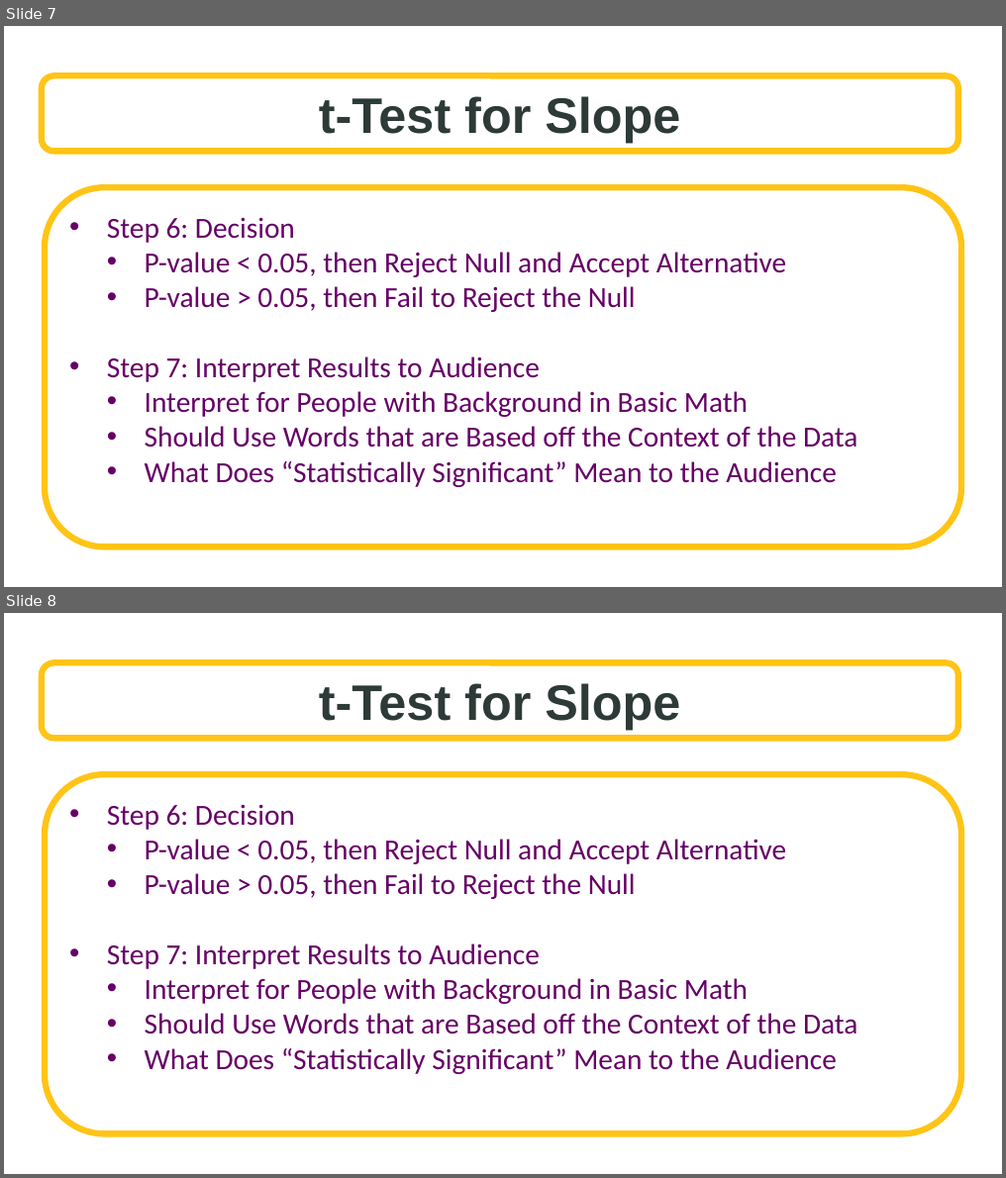
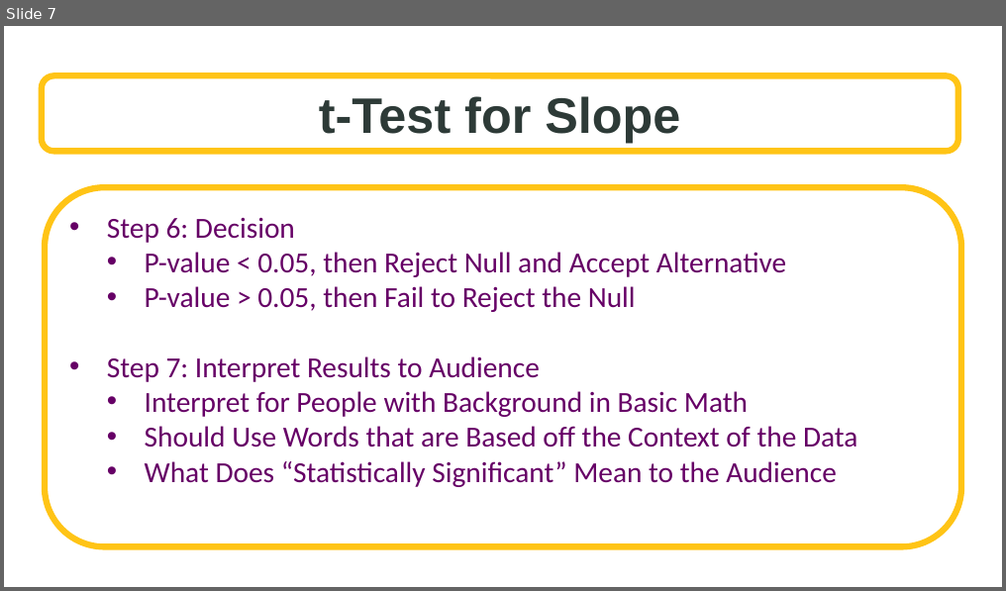
Before and after one commit to SuperMarioGiacomazzo/STOR455_WEBSITE, a slide deck: Lectures/9 - Inference for Regression Slope.pptx. Shown one above the other, each under a label of ours: slides 7 and 8 before the commit, slide 7 after it. The pictures are 1006x1178 and 1006x591 pixels, drawn with LibreOffice and Linux fonts; fonts in the diff are those of the drawing; background and template pictures are left out. Boxes give left, top, right and bottom in pixels: in the first picture for what was removed or moved away, otherwise in the second. Text is boxed around its words. In the diff, an @@ line names an element or a change of style, - is before the commit and + after.

```diff
--- a/Lectures/9 - Inference for Regression Slope.pptx
+++ b/Lectures/9 - Inference for Regression Slope.pptx
@@ slide 7 removed at (x1=4, y1=26, x2=1002, y2=587), background picture (left out) @@
@@ rounded rectangle removed at (x1=42, y1=76, x2=958, y2=152) @@
-t-Test for Slope
@@ rounded rectangle removed at (x1=45, y1=187, x2=961, y2=547) @@
-• Step 6: Decision
-  • P-value < 0.05, then Reject Null and Accept Alternative
-  • P-value > 0.05, then Fail to Reject the Null
-• Step 7: Interpret Results to Audience
-  • Interpret for People with Background in Basic Math
-  • Should Use Words that are Based off the Context of the Data
-  • What Does “Statistically Significant” Mean to the Audience
@@ what was slide 8 is now slide 7 @@
```
Also in this commit, not shown: 1 slide added, 2 other files.
